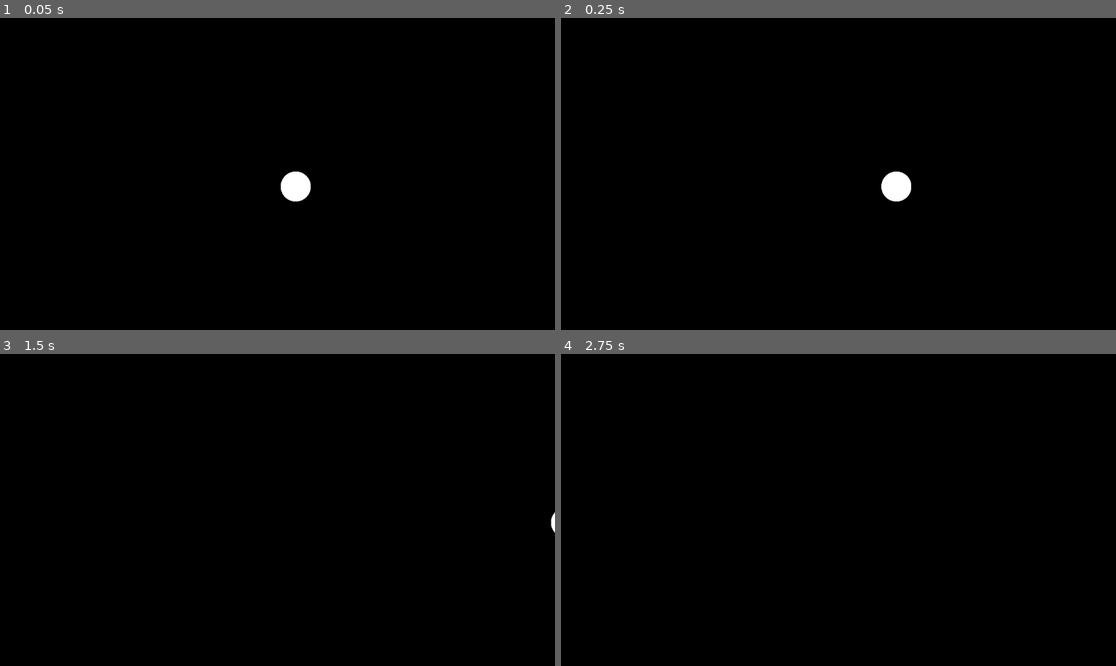
Above: before the commit, frames 1-4 (two rows, left to right).
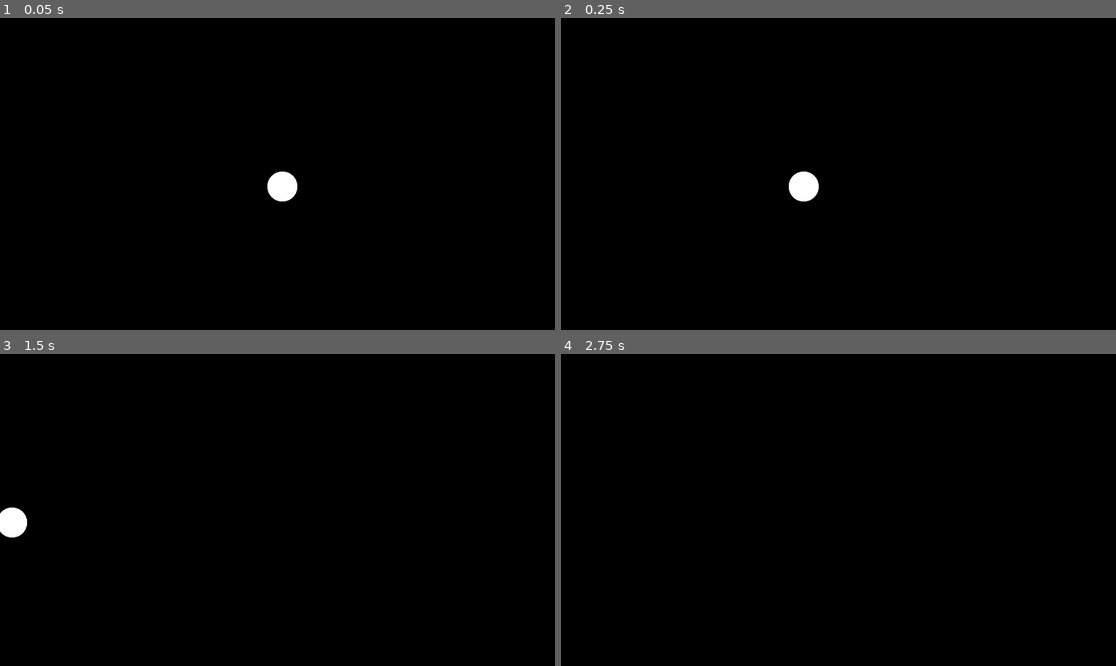
Above: after the commit, the same moments.

Repository: esotericenderman/godot-pong
Game: Godot game, scene res://pong.tscn
Two runs of this game, one before a commit and one after it. Both use one fixed random seed, a clock stepped at 60 frames per second and the inputs below.
Inputs:
- Up to frame 1 (0.05 s): no input
- Up to frame 2 (0.25 s): no input
- Up to frame 3 (1.5 s): no input
- Up to frame 4 (2.75 s): tap Enter at 2 s

The runs differ from the first frame. In frame 1, 0.5% of the frame differs, in the area x 48-57%, y 49-59%; in frame 2, 0.8%, in the area x 41-64%, y 49-59%; in frame 3, 0.4%; in frame 4, nothing differs.

Commit message:
Use static directions for convenience

Diff:
--- a/scripts/ball.gd
+++ b/scripts/ball.gd
@@ -3,16 +3,13 @@
 var rng = RandomNumberGenerator.new()
 
 func _ready() -> void:
-	const right = Vector2(-1, 0)
-	const left = Vector2(1, 0)
-
 	var random = rng.randf()
 
 	var direction: Vector2
 	if (random > 0.5):
-		direction = right
+		direction = Vector2.RIGHT
 	else:
-		direction = left
+		direction = Vector2.LEFT
 
 	print("Selected random direction for the ball: " + str(direction))
 
